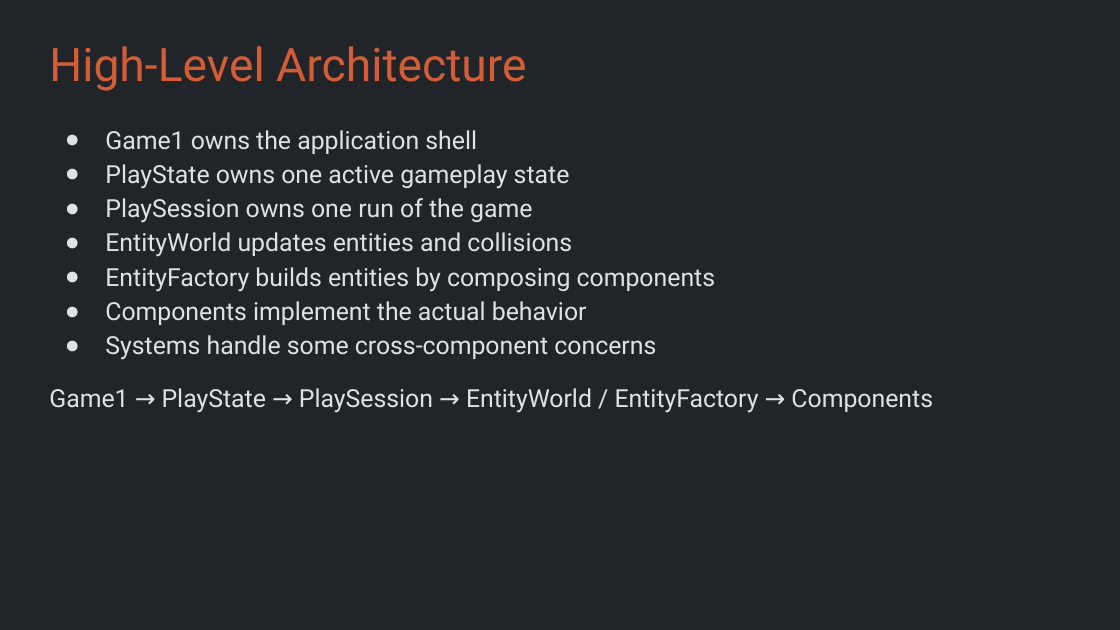
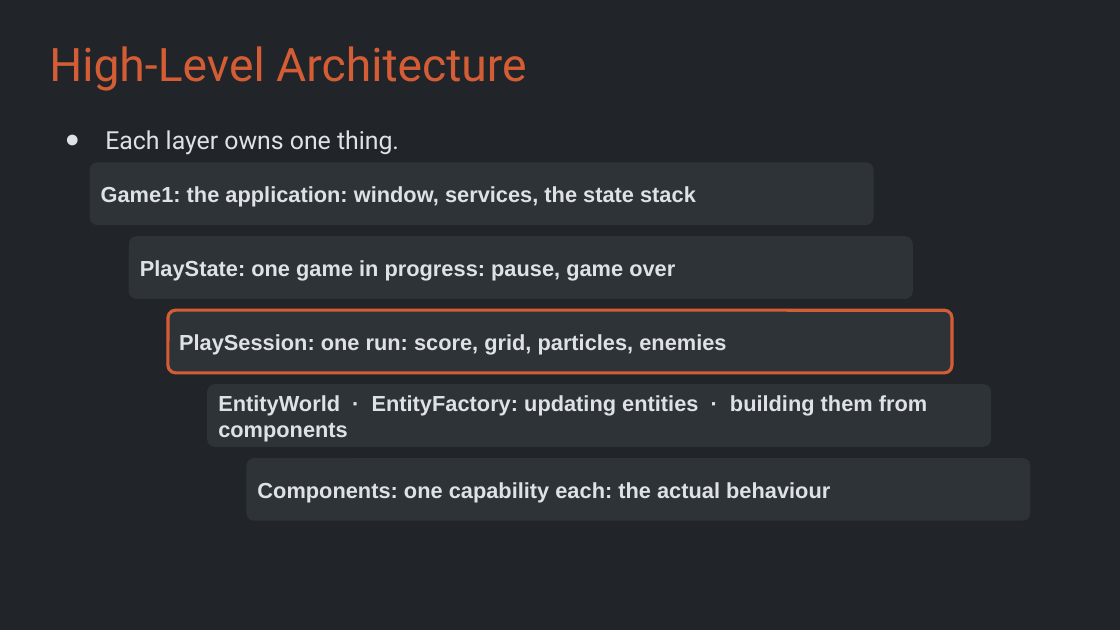
Before and after one commit to Metamate/gar, a slide deck: slide 9 of slides/11 Geometry Wars.pptx. Drawn at 1120x630 pixels with LibreOffice and Linux fonts; fonts in the diff are those of the drawing. Boxes give left, top, right and bottom in pixels: in the first picture for what was removed or moved away, otherwise in the second. Text is boxed around its words. In the diff, an @@ line names an element or a change of style, - is before the commit and + after.

```diff
--- a/slides/11 Geometry Wars.pptx
+++ b/slides/11 Geometry Wars.pptx
@@ text at [105, 130, 399, 155]: text changed @@
-● Game1 owns the application shell
-● PlayState owns one active gameplay state
-● PlaySession owns one run of the game
-● EntityWorld updates entities and collisions
-● EntityFactory builds entities by composing components
-● Components implement the actual behavior
-● Systems handle some cross-component concerns
-Game1 → PlayState → PlaySession → EntityWorld / EntityFactory → Components
+● Each layer owns one thing.
@@ rounded rectangle added at [90, 162, 874, 225], fill #2E3338, 14 pt, text #DEE2E6, bold @@
+Game1: the application: window, services, the state stack
@@ rounded rectangle added at [129, 236, 913, 299], fill #2E3338, 14 pt, text #DEE2E6, bold @@
+PlayState: one game in progress: pause, game over
@@ rounded rectangle added at [168, 310, 952, 373], fill #2E3338, outline #D45D35 2 pt, 14 pt, text #DEE2E6, bold @@
+PlaySession: one run: score, grid, particles, enemies
@@ rounded rectangle added at [207, 384, 991, 447], fill #2E3338, 14 pt, text #DEE2E6, bold @@
+EntityWorld · EntityFactory: updating entities · building them from components
@@ rounded rectangle added at [246, 458, 1030, 521], fill #2E3338, 14 pt, text #DEE2E6, bold @@
+Components: one capability each: the actual behaviour
```
Also in this commit, not shown: 11 other slides changed, 1 slide added.
